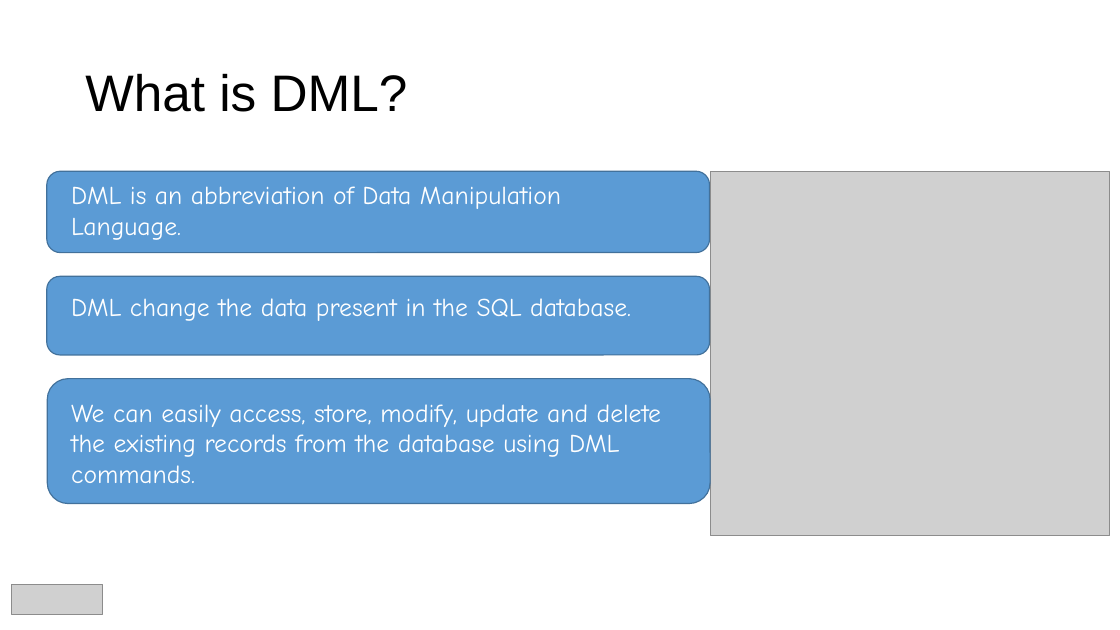
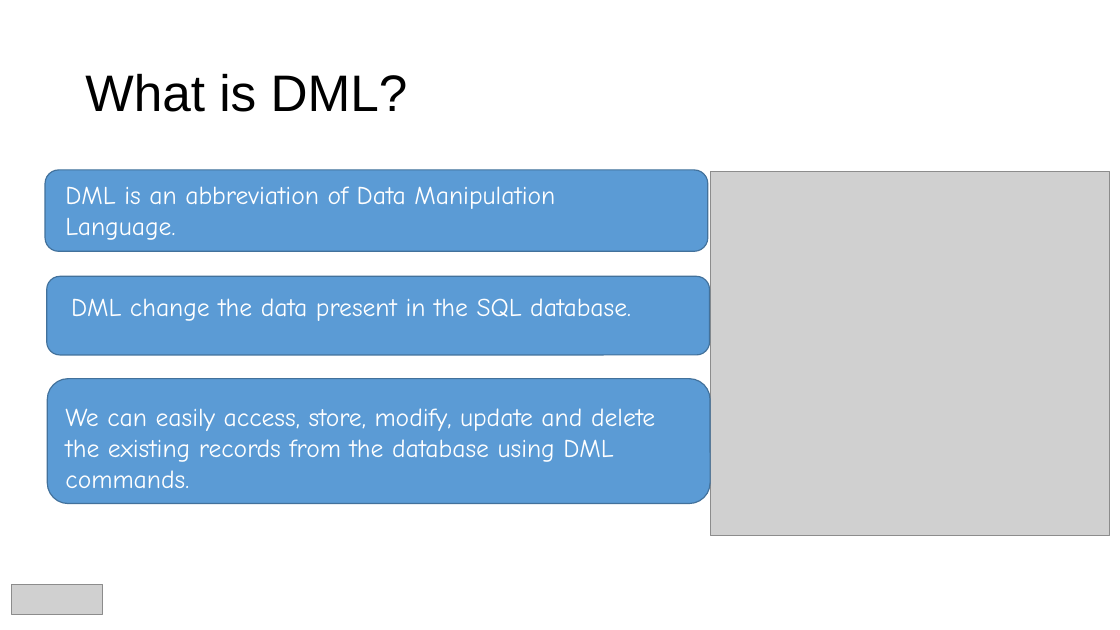
Before and after one commit to RaziyaShajeer/-ASP-Net-Core-.NetCore-SM-03, a slide deck: slide 2 of ASP.NetCore/Chapter 5/Presentation/DML.pptx. Drawn at 1120x630 pixels with LibreOffice and Linux fonts; fonts in the diff are those of the drawing; grey boxes stand for pictures. Boxes give left, top, right and bottom in pixels: in the first picture for what was removed or moved away, otherwise in the second. Text is boxed around its words. In the diff, an @@ line names an element or a change of style, - is before the commit and + after.

```diff
--- a/ASP.NetCore/Chapter 5/Presentation/DML.pptx
+++ b/ASP.NetCore/Chapter 5/Presentation/DML.pptx
@@ text "DML is an abbreviation of ...": place and size @@
-text "DML is an abbreviation of ..." at bbox=[71, 186, 561, 240]
+text "DML is an abbreviation of ..." at bbox=[65, 186, 555, 240]
@@ text "We can easily access, store, ...": place and size @@
-text "We can easily access, store, ..." at bbox=[71, 404, 661, 483]
+text "We can easily access, store, ..." at bbox=[65, 408, 655, 488]
```
Also in this commit, not shown: 2 other slides changed, 11 other files.
